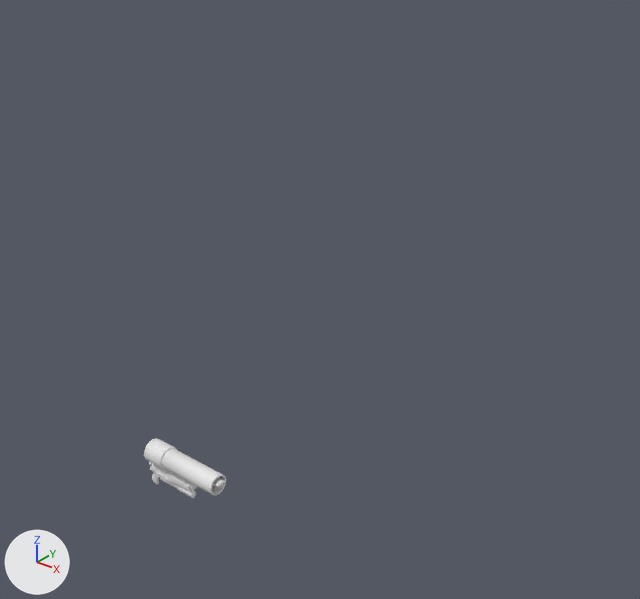
What one commit did to the FBX model Models/FBX/ToyGun.fbx.
Both versions are drawn from a camera (50 mm lens) standing at (5.28, -4.21, 4.99) and looking at (-0.47, 2.99, 0.53). The lights are fixed; the arrows at lower left show +X, +Y and +Z. Mesh edges are drawn as thin lines on the coarser meshes. Where no turn or scale is listed for an object, it has been applied to the vertices.

Script lines for the objects in view, before the commit:
```python
me_cylinder_001 = bpy.data.meshes.new('Cylinder.001')
me_cylinder_001.from_pydata(...)  # 291 vertices, 320 faces; spans x -0.475..0.346, y -0.107..0.107, z -0.107..0.107
me_cylinder_001.materials.append(mat_caleidoscoop)  # white #e7e7e7
ob_caleidoscoop = bpy.data.objects.new('Caleidoscoop', me_cylinder_001)
ob_caleidoscoop.location = (0.47, 0.0, 0.3)
```
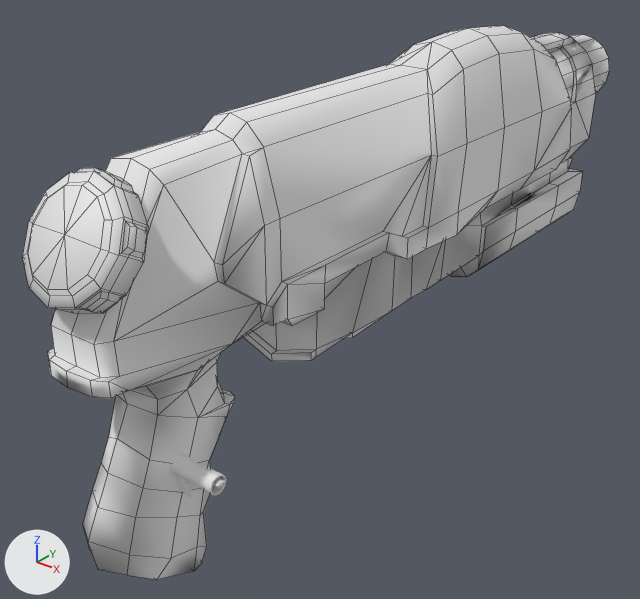
The newer file is also turned or shifted as a whole; pictures and numbers use the older file's frame.

The change, as a diff of the scene's bpy script:
```diff
--- a/Models/FBX/ToyGun.fbx.py
+++ b/Models/FBX/ToyGun.fbx.py
@@ me_cube_004 @@
+me_cube_004.from_pydata(...)  # 642 vertices, 720 faces; spans x -0.62..0.62, y -0.85..8.46, z -1.15..3.33
+me_cube_004.materials.append(mat_material)  # white #e7e7e7
@@ ob_water_gun_low @@
+ob_water_gun_low = bpy.data.objects.new('Water gun_low', me_cube_004)
+ob_water_gun_low.location = (0.0, 0.0, 0.0)
```

Where the change shows, as pixel boxes [x1, y1, x2, y2] in the pictures (640 x 599 px):
'Water gun_low', added: after [22, 25, 609, 580]
